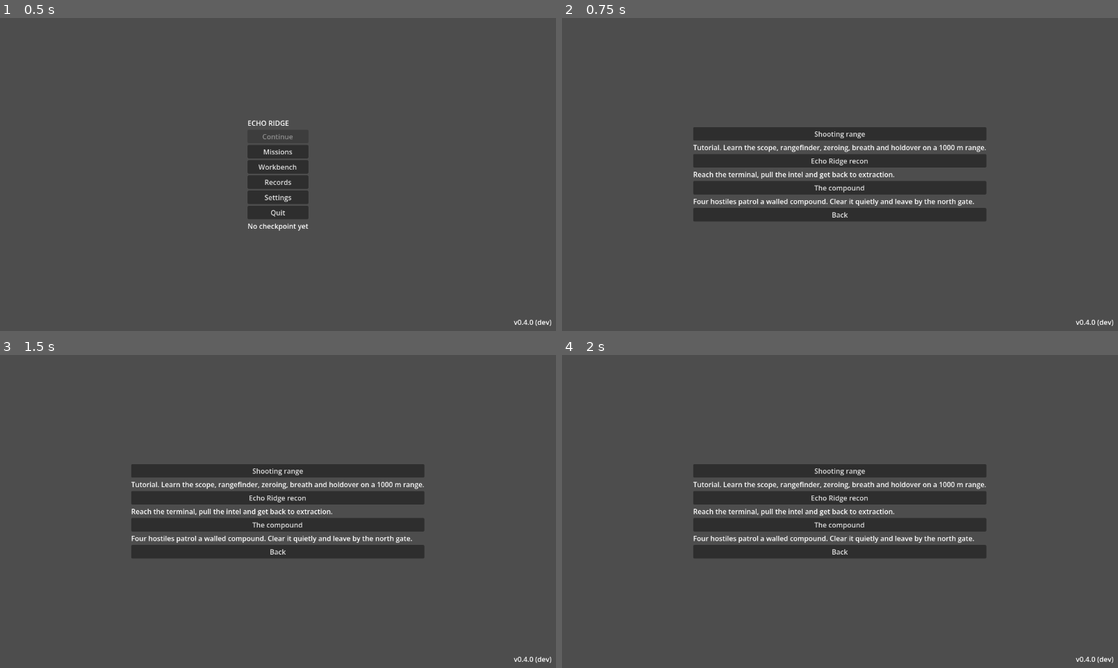
Above: before the commit, frames 1-4 (two rows, left to right).
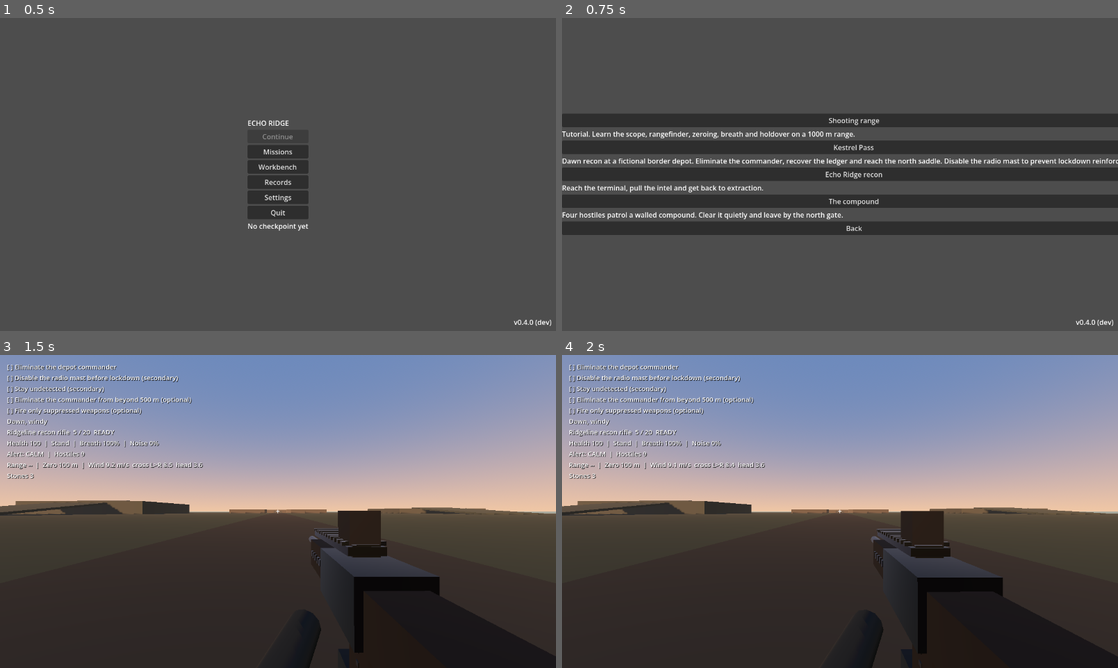
Above: after the commit, the same moments.

Repository: adam656677-oss/sniper
Game: Godot game, scene res://scenes/ui/main_menu.tscn
Same seed, same stepped clock (60 frames per second), same inputs: the game is played once before the commit and once after it.
Inputs (mouse positions are in pixels of both pictures, inside the frame that each line leads up to):
- Up to frame 1 (0.5 s): no input
- Up to frame 2 (0.75 s): click "Missions" at 0.5 s
- Up to frame 3 (1.5 s): click (294, 483) at 1.25 s, where only the run after the commit has a clickable "Kestrel Pass"
- Up to frame 4 (2 s): no input

Frame 1 is identical in both runs. In frame 2, 31% of the frame differs, in the area x 0-100%, y 30-70%; in frame 3, 93%, in the area x 0-100%, y 0-100%; in frame 4, 93%.

Commit message:
Add Kestrel Pass to campaign mission selection

Diff:
--- a/scenes/ui/mission_catalog.gd
+++ b/scenes/ui/mission_catalog.gd
@@ -4,6 +4,7 @@
 
 const MISSIONS := [
 	{"id": "range", "title": "Shooting range", "scene": "res://range_mission.tscn", "brief": "Tutorial. Learn the scope, rangefinder, zeroing, breath and holdover on a 1000 m range."},
+	{"id": "kestrel_pass", "title": "Kestrel Pass", "scene": "res://kestrel_mission.tscn", "brief": "Dawn recon at a fictional border depot. Eliminate the commander, recover the ledger and reach the north saddle. Disable the radio mast to prevent lockdown reinforcements."},
 	{"id": "echo_ridge", "title": "Echo Ridge recon", "scene": "res://main.tscn", "brief": "Reach the terminal, pull the intel and get back to extraction."},
 	{"id": "compound", "title": "The compound", "scene": "res://compound_mission.tscn", "brief": "Four hostiles patrol a walled compound. Clear it quietly and leave by the north gate."},
 ]
